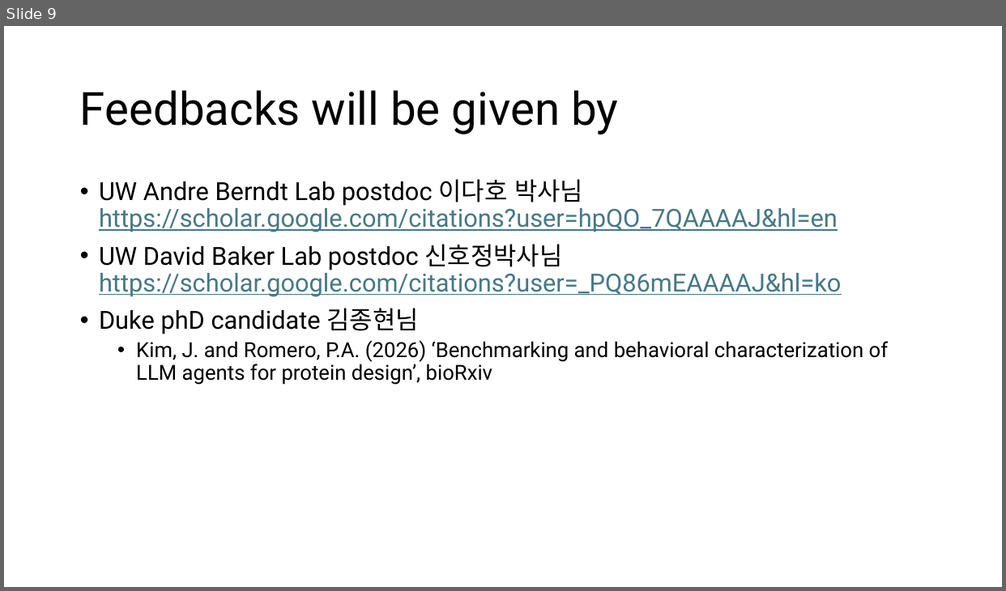
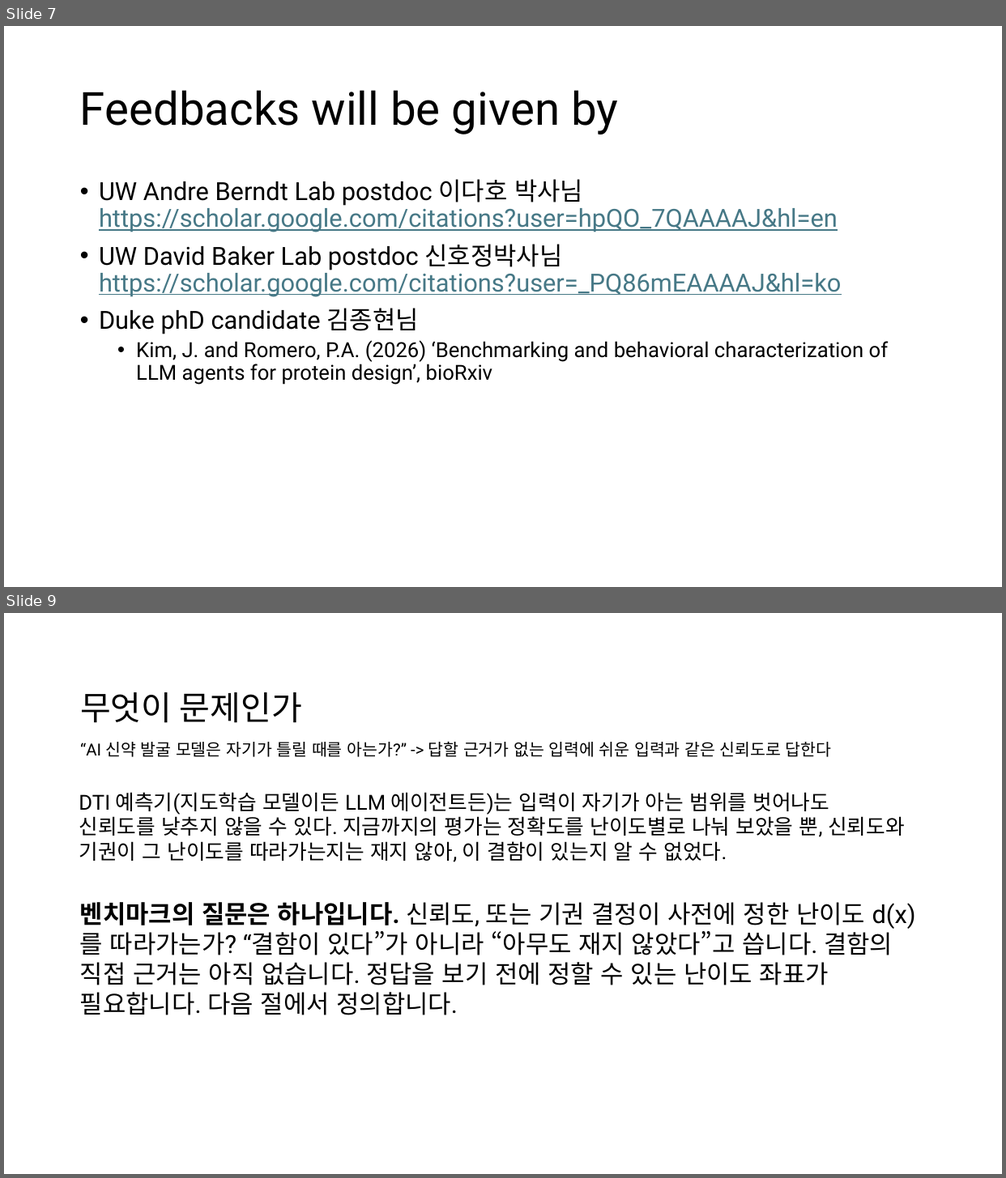
Before and after one commit to Pseudo-Lab/abstain-dti, a slide deck: docs/weekly/w01/week1_onboarding.pptx. Shown one above the other, each under a label of ours: slide 9 before the commit, slides 7 and 9 after it; the slides between them are not shown. The pictures are 1006x591 and 1006x1178 pixels, drawn with LibreOffice and Linux fonts; fonts in the diff are those of the drawing. Boxes give left, top, right and bottom in pixels: in the first picture for what was removed or moved away, otherwise in the second. Text is boxed around its words. In the diff, an @@ line names an element or a change of style, - is before the commit and + after.

```diff
--- a/docs/weekly/w01/week1_onboarding.pptx
+++ b/docs/weekly/w01/week1_onboarding.pptx
@@ slide 9 added at (4, 613, 1002, 1174), background #FFFFFF @@
@@ title added at (80, 692, 302, 723), 32 pt, text #000000 @@
+무엇이 문제인가
@@ text added at (80, 742, 832, 757), 16 pt, text #000000 @@
+“AI 신약 발굴 모델은 자기가 틀릴 때를 아는가?” -> 답할 근거가 없는 입력에 쉬운 입력과 같은 신뢰도로 답한다
@@ text added at (79, 792, 905, 862), 20 pt, text #000000 @@
+DTI 예측기(지도학습 모델이든 LLM 에이전트든)는 입력이 자기가 아는 범위를 벗어나도 신뢰도를 낮추지 않을 수 있다. 지금까지의 평가는 정확도를 난이도별로 나눠 보았을 뿐, 신뢰도와 기권이 그 난이도를 따라가는지는 재지 않아, 이 결함이 있는지 알 수 없었다.
@@ text added at (80, 902, 916, 1016), 24 pt, text #000000 @@
+벤치마크의 질문은 하나입니다. 신뢰도, 또는 기권 결정이 사전에 정한 난이도 d(x)를 따라가는가? “결함이 있다”가 아니라 “아무도 재지 않았다”고 씁니다. 결함의 직접 근거는 아직 없습니다. 정답을 보기 전에 정할 수 있는 난이도 좌표가 필요합니다. 다음 절에서 정의합니다.
@@ what was slide 9 is now slide 7 @@
```
Also in this commit, not shown: 6 slides changed, 13 other slides added, 1 slide removed.
